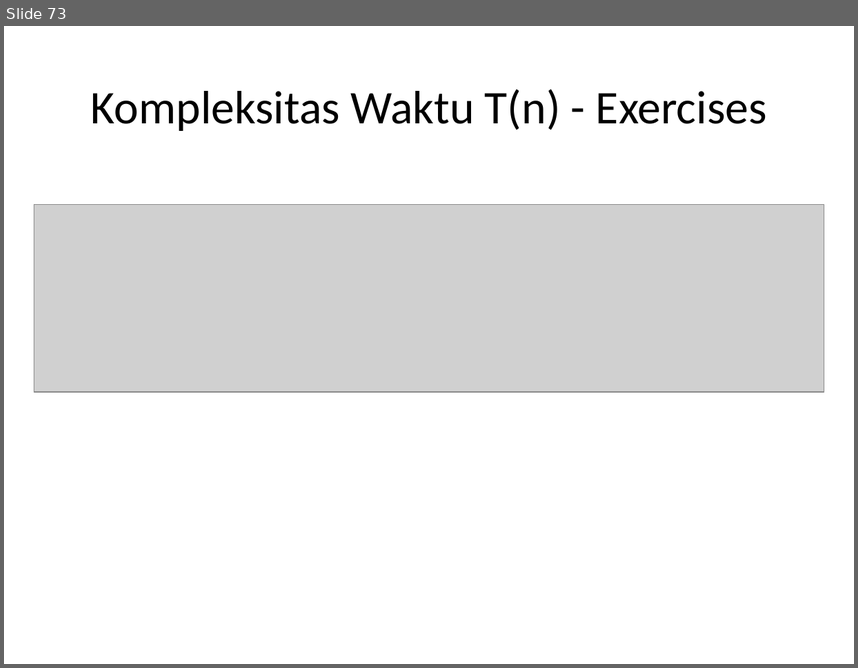
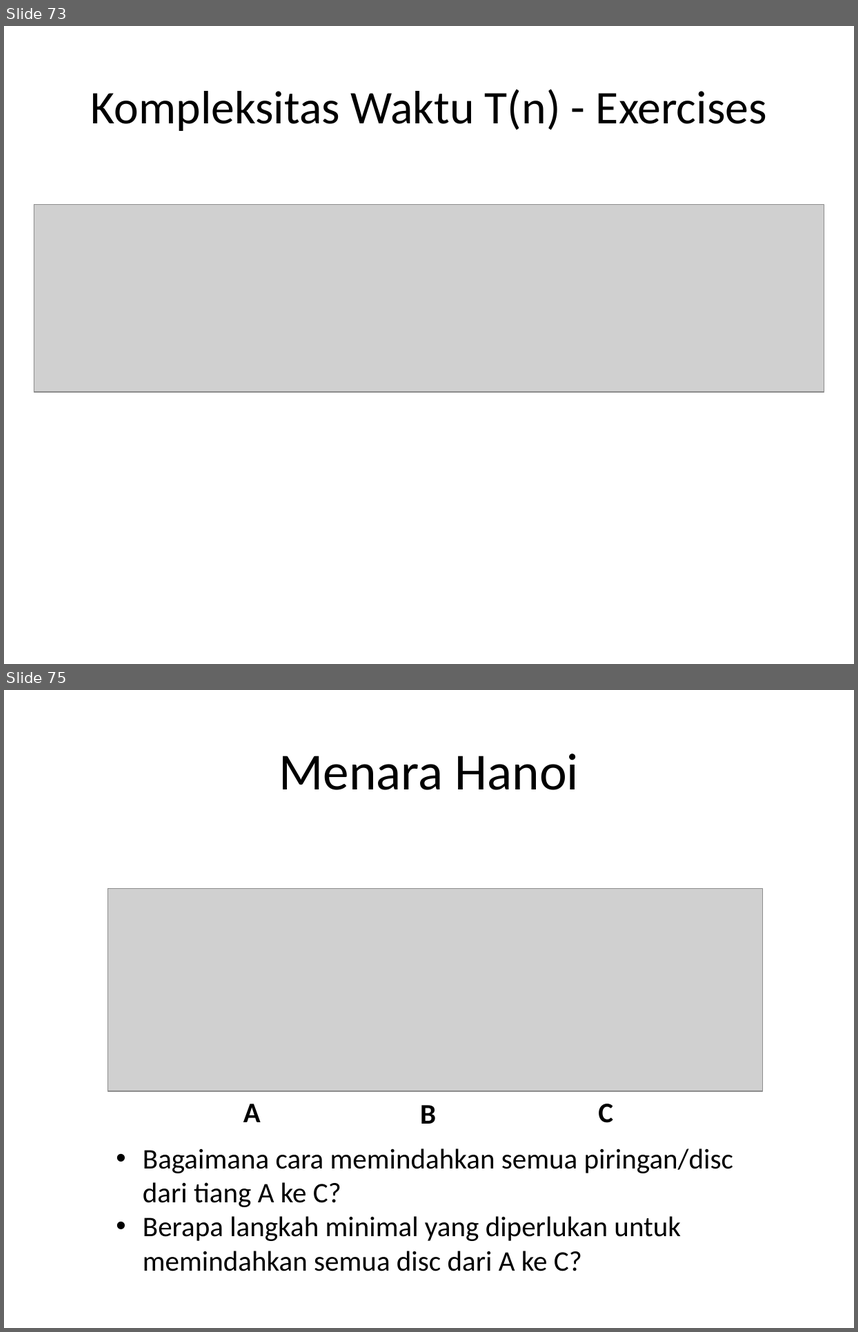
Before and after one commit to auliyanurul/kuliah, a slide deck: Algoritma dan Struktur Data.pptx. Shown one above the other, each under a label of ours: slide 73 before the commit, slides 73 and 75 after it; the slides between them are not shown. The pictures are 858x668 and 858x1332 pixels, drawn with LibreOffice and Linux fonts; fonts in the diff are those of the drawing; grey boxes stand for pictures. Boxes give left, top, right and bottom in pixels: in the first picture for what was removed or moved away, otherwise in the second. Text is boxed around its words. In the diff, an @@ line names an element or a change of style, - is before the commit and + after.

```diff
--- a/Algoritma dan Struktur Data.pptx
+++ b/Algoritma dan Struktur Data.pptx
@@ slide 75 added at (4,690,854,1328), background #FFFFFF @@
@@ title added at (279,753,579,790), 44 pt, text #000000 @@
+Menara Hanoi
@@ picture added at (107,888,762,1090) @@
@@ text added at (243,1103,261,1122), 24 pt, text #000000, bold @@
+A
@@ text added at (598,1103,613,1123), 24 pt, text #000000, bold @@
+C
@@ text added at (420,1105,436,1123), 24 pt, text #000000, bold @@
+B
@@ text added at (143,1148,733,1271), 24 pt, text #000000 @@
+• Bagaimana cara memindahkan semua piringan/disc dari tiang A ke C?
+• Berapa langkah minimal yang diperlukan untuk memindahkan semua disc dari A ke C?
```
Also in this commit, not shown: 2 slides changed, 14 other slides added.
